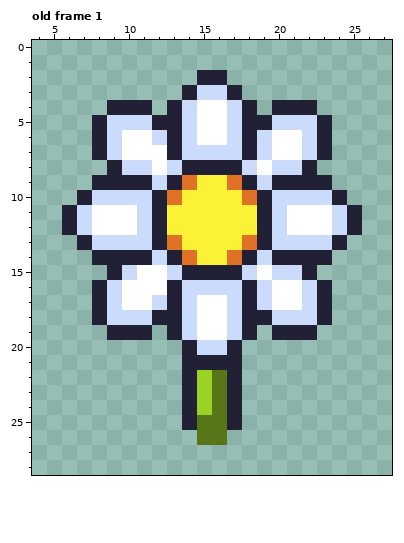
Two versions of one pixel-art file, Assets/Sprites/glitchobjects/flower_strip.ase. That is the earlier state.
32x32 pixels, 6 frames. Shown: old frame 1: x 4..27, y 0..28. The commit also changed other frames, which this record leaves out.
Now the later version:
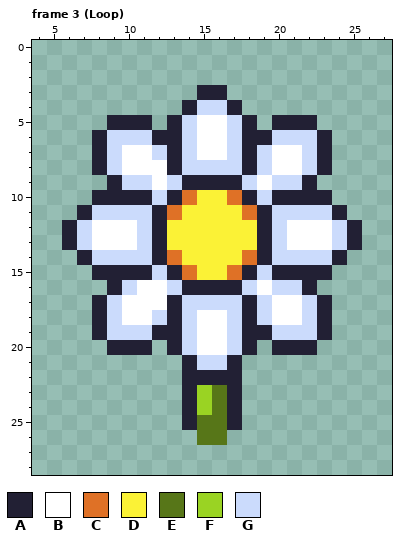
Palette (. is transparent): A #222034  B #ffffff  C #df7126  D #fbf236  E #577618  F #9ad323  G #cbdbfc
A new or re-ordered frame is compared with the old frame closest to it.
The exact change:
frames 6 -> 8
Changed rows in their new state; - is an unchanged pixel.
Frame 3 (Loop) is new; against old frame 1, layer "flower":
first column x 6:
 2 ---------..---------
 3 --------.AA.--------
 4 ---...-.AGGA.-...---
 5 --.AAA.------.AAA.--
 6 ----GGA------AGG----
 7 ------G--BB---------
 8 --AGBB-AGGGGAGBBGA--
 9 --.-GGBGAAAAGBGG-.--
10 -.AAAAGAC--CAGAAAA.-
11 .AGGG--C----C--GGGA.
13 AGBBB--D----D--BBBGA
14 -AGGGGACD--DCAGGGGA-
15 --A-AAGACDDCAGAA-A--
16 --.AG--GAAAAGBGGA.--
17 ------B--GG---------
18 ----BBG------GBB----
19 --AGGGA------AGGGA--
20 ---AAA-AGBBGA-AAA---
21 ---------GG---------
22 ---------AA---------
Boxes around the changes in both pictures, in picture pixels (x1, y1, x2, y2):
changed: (62, 70, 362, 385)
